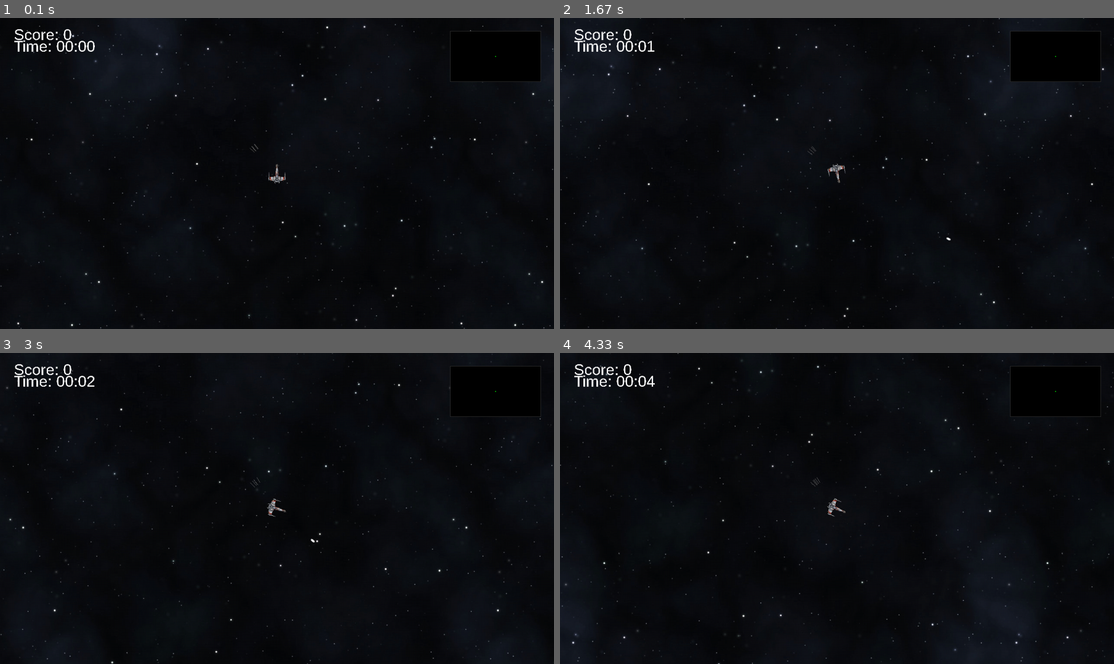
Above: before the commit, frames 1-4 (two rows, left to right).
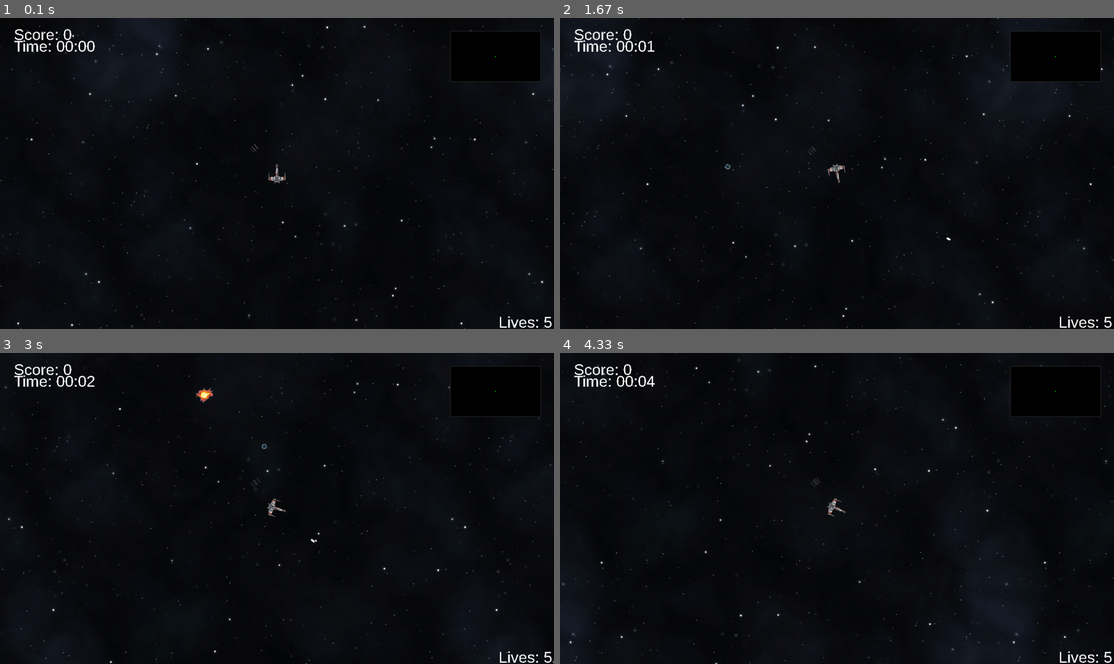
Above: after the commit, the same moments.

Repository: Lqueed/pygame_sample
Game: pygame game, started from main.py
The game is run twice, just before and just after one commit, with the same random seed, the same clock (stepped at 60 frames per second) and the same inputs.
Inputs:
- Up to frame 1 (0.1 s): no input
- Up to frame 2 (1.67 s): hold X 0.33-0.8 s; hold Right 0.33-0.8 s; tap Space at 0.83, 1.32 s; hold Right 1.17-1.63 s; tap Z at 1.23, 1.53 s
- Up to frame 3 (3 s): hold Right 1.67-2.13 s; tap Z at 1.73, 2.03, 2.23, 2.53, 2.8 s; hold Left 2.17-2.7 s; tap X at 2.32 s; hold Left from 2.73 s (still down); tap Space at 2.88 s
- Up to frame 4 (4.33 s): tap Z at 3.1, 3.23, 3.53, 3.9, 4.2 s; release Left at 3.13 s; hold Right 3.17-3.8 s; hold Left 3.83-4.3 s; tap X at 3.98 s

The runs differ from the first frame. In frame 1, 0.1% of the frame differs, in the area x 90-100%, y 95-100%; in frame 2, 0.6%; in frame 3, 0.6%; in frame 4, 0.7%, in the area x 0-100%, y 0-100%.

Commit message:
minor fixes

Diff:
--- a/cmd/config/config.py
+++ b/cmd/config/config.py
@@ -30,6 +30,8 @@
 ROCKET_TURRET_SHOOT_DELAY = 360
 ROCKET_SHOT_SPEED = 5
 SHOT_BONUS_TIME = 1800
+PLAYER_LIVES = 5
+RESPAWN_DELAY = 120
 
 img_folder = "png"
 sounds_folder = "sounds"
@@ -55,8 +57,8 @@
 # CONTROLS
 PAUSE_KEY = pygame.K_p
 SHOOT_KEY_MAIN = pygame.K_SPACE
-FREE_FLIGHT_KEY = pygame.K_LCTRL
-BOMB_KEY = pygame.K_LALT
+FREE_FLIGHT_KEY = pygame.K_z
+BOMB_KEY = pygame.K_x
 
 # SOUNDS
 SOUND_SHOT = resource_path(os.path.join(sounds_folder, "blaster_shot.ogg"))
--- a/cmd/objects/BaseStats.py
+++ b/cmd/objects/BaseStats.py
@@ -1,7 +1,8 @@
 from cmd.config.config import (
     RES_X,
     RES_Y,
-    GAME_SPEED_FPS
+    GAME_SPEED_FPS,
+    PLAYER_LIVES
 )
 import pygame
 import time
@@ -14,7 +15,7 @@
         self.score = 0
         self.time_spent = 0
         self.frame_count = 0
-        self.lives = 1
+        self.lives = PLAYER_LIVES
 
     def increase_score(self, delta: int):
         self.score += delta
@@ -36,6 +37,7 @@
             time_str = f'Time: {time.strftime("%M:%S", time.gmtime(int(self.time_spent)))}'
         time_surface = myfont.render(time_str, False, (255, 255, 255))
         self.screen.blit(time_surface, (int(RES_X / 40), int(RES_Y / 40) + int(RES_Y / 40) + int(RES_Y / 40)/2))
+        self.draw_lives()
 
     def draw_endgame(self):
         myfont = pygame.font.SysFont('Arial Bold', int(RES_Y / 5))
@@ -56,3 +58,8 @@
         myfont = pygame.font.SysFont('Arial Bold', int(RES_Y / 6))
         text_surface = myfont.render('FIGHTERS INCOMING', False, (255, 255, 255))
         self.screen.blit(text_surface, (RES_X / 2 - int(RES_X / 3), RES_Y / 2 - int(RES_Y / 20)))
+
+    def draw_lives(self):
+        myfont = pygame.font.SysFont('Arial Bold', int(RES_Y / 20))
+        lives_surface = myfont.render(f'Lives: {int(self.lives)}', False, (255, 255, 255))
+        self.screen.blit(lives_surface, (int(RES_X / 40) * 36, int(RES_Y / 40) * 38))
--- a/cmd/objects/ObjectPositions.py
+++ b/cmd/objects/ObjectPositions.py
@@ -142,6 +142,19 @@
             spawn_coords=spawn_coords,
         )
 
+    def clear_mobs(self):
+        self.mobs = {}
+
+    def clear_shots(self):
+        self.shots = {}
+        self.enemy_shots = {}
+
+    def clear_all(self):
+        self.clear_shots()
+        self.clear_mobs()
+        self.bombs = {}
+        self.bonuses = {}
+
     def add_player(self, player):
         self.player_obj = player
 
--- a/cmd/objects/Player.py
+++ b/cmd/objects/Player.py
@@ -9,7 +9,8 @@
     POWER_SHOT_SPEED,
     POWER_SHOT_IMG,
     SHOT_SPEED,
-    SHOT_IMG
+    SHOT_IMG,
+    PLAYER_LIVES
 )
 import pygame
 import math
@@ -21,11 +22,51 @@
     """
     def __init__(self, screen, object_positions, img):
         super().__init__(screen, object_positions, img)
+        self.base_img = img
+        self.destroyed = False
+        self.shot_type = 'base'
+        self.double_shot = False
+        self.active_bonuses = {}
+        self.spawn()
+
+    def spawn(self):
         self.object_positions.set_position('player', RES_X/2, RES_Y/2)
         self.destroyed = False
         self.shot_type = 'base'
         self.double_shot = False
         self.active_bonuses = {}
+        self.img = pygame.image.load(self.base_img)
+        self.orientation = 0
+        self.prev_direction = (0, 0, 0, 0)
+
+    def respawn(self):
+        self.change_lives_count()
+        self.object_positions.clear_mobs()
+        self.spawn()
+        if self.object_positions.boss:
+            boss = self.object_positions.boss
+            target_move_x = self.object_positions.player[0] - boss.width/2
+            boss_move_x = target_move_x - boss.pos_x
+            if boss_move_x >= 0:
+                left = abs(boss_move_x)
+                right = 0
+            else:
+                left = 0
+                right = abs(boss_move_x)
+            boss_move_y = (RES_Y + boss.pos_y) + RES_Y * 2
+            self.object_positions.boss.move(left, right, 0, boss_move_y)
+            self.object_positions.clear_all()
+        else:
+            self.object_positions.clear_all()
+
+    def get_lives_count(self) -> int:
+        return self.object_positions.stats.lives
+
+    def change_lives_count(self, degrease: bool = True):
+        if degrease:
+            self.object_positions.stats.lives -= 1
+        else:
+            self.object_positions.stats.lives += 1
 
     def draw(self):
         player_image, new_rect = rot_center(self.img,
--- a/main.py
+++ b/main.py
@@ -16,6 +16,7 @@
     BASE_PLAYER_IMG,
     GAME_SPEED_FPS,
     BOMB_IMG,
+    RESPAWN_DELAY,
 )
 
 """
@@ -68,6 +69,7 @@
 run = True
 pause_game = False
 end_game = False
+wait_timer = 0
 
 while run:
     clock.tick(GAME_SPEED_FPS)
@@ -153,8 +155,13 @@
     # отрисовываем игрока и мобов
     object_positions.draw_all()
 
-    if object_positions.player_obj.destroyed:
+    if object_positions.player_obj.destroyed and object_positions.player_obj.get_lives_count() == 0:
         end_game = True
+    elif object_positions.player_obj.destroyed and object_positions.player_obj.get_lives_count() > 0:
+        wait_timer += 1
+        if wait_timer >= RESPAWN_DELAY:
+            object_positions.player_obj.respawn()
+            wait_timer = 0
 
     stats.increase_time()
     pygame.display.update()
